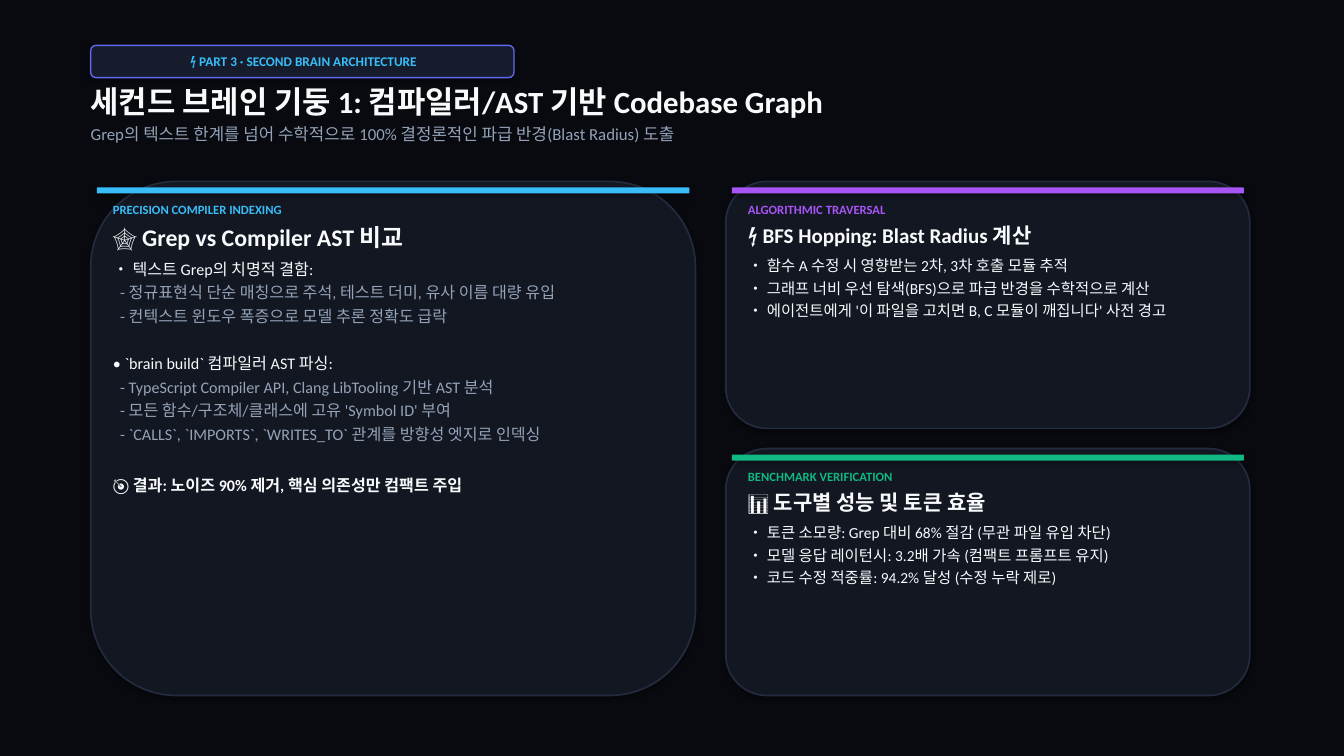
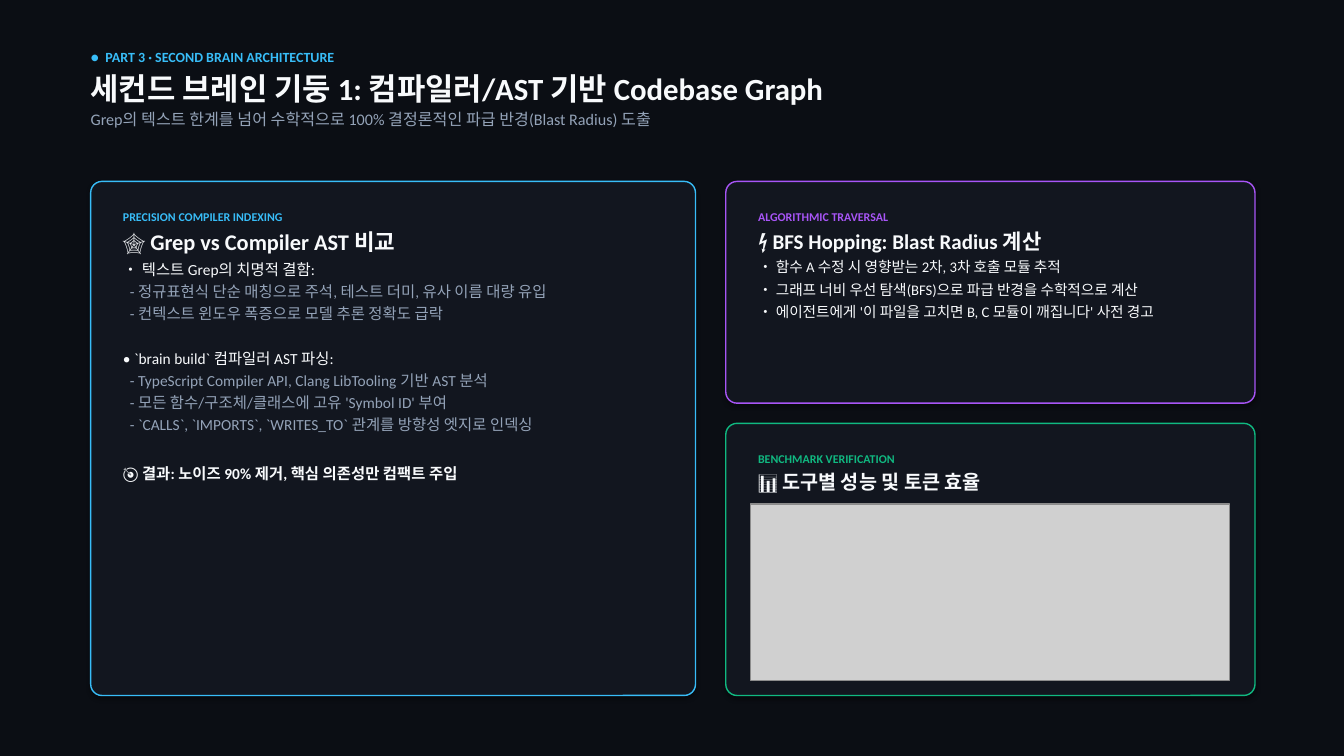
Before and after one commit to KIHOKIL/MyWiki, a slide deck: slide 4 of _sources/Study/AI-Lectures/실밸개발자/20261108_2ndBrain_and_Eval/08_Bento_Grid_Presentation.pptx. Drawn at 1344x756 pixels with LibreOffice and Linux fonts; fonts in the diff are those of the drawing; grey boxes stand for pictures. Boxes give left, top, right and bottom in pixels: in the first picture for what was removed or moved away, otherwise in the second. Text is boxed around its words. In the diff, an @@ line names an element or a change of style, - is before the commit and + after.

Commit message:
style(presentation): refine Bento PPTX with architectural 8pt micro-radius and preview renders

```diff
--- a/_sources/Study/AI-Lectures/실밸개발자/20261108_2ndBrain_and_Eval/08_Bento_Grid_Presentation.pptx
+++ b/_sources/Study/AI-Lectures/실밸개발자/20261108_2ndBrain_and_Eval/08_Bento_Grid_Presentation.pptx
@@ rectangle at (0, 0, 1344, 756): fill #090A0F to #0B0E14 @@
@@ text "● PART 3 · SECOND ...": place and size @@
-text "● PART 3 · SECOND ..." at (91, 87, 823, 143)
+text "● PART 3 · SECOND ..." at (91, 53, 823, 128)
@@ rounded rectangle removed at (91, 45, 514, 78) @@
-⚡ PART 3 · SECOND BRAIN ARCHITECTURE
@@ text at (105, 53, 334, 62): paragraph added @@
+● PART 3 · SECOND BRAIN ARCHITECTURE
@@ text at (91, 74, 823, 128): size 12 to 11.5 pt in "Grep의 텍스트 한계를 넘어 수학적으로 100% 결정론적인 ..."; more space between paragraphs; less space between paragraphs @@
@@ rounded rectangle at (91, 181, 696, 696): fill #131722 to #12161F; outline #232B3E 1.2 pt to #38BDF8 1 pt; proportions changed @@
@@ rounded rectangle: place and size @@
-rounded rectangle at (97, 188, 690, 194)
+rounded rectangle at (726, 181, 1255, 403)
@@ rounded rectangle at (726, 181, 1255, 403): fill #38BDF8 to #12161F; outline none to #A855F7 1 pt; proportions changed @@
@@ rounded rectangle removed at (732, 188, 1244, 194) @@
@@ text "PRECISION COMPILER INDEXING": place and size @@
-text "PRECISION COMPILER INDEXING" at (113, 205, 555, 493)
+text "PRECISION COMPILER INDEXING" at (123, 213, 546, 481)
@@ text "PRECISION COMPILER INDEXING" at (123, 213, 546, 481): size 9 to 8.5 pt in "PRECISION COMPILER INDEXING"; size 17 to 16 pt in "🕸️ Grep vs Compiler AST 비교"; size 11.5 to 11 pt in "• 텍스트 Grep의 치명적 결함:", "- 정규표현식 단순 매칭으로 주석, 테스트 더미, ...", "- 컨텍스트 윈도우 폭증으로 모델 추론 정확도 ...", "• `brain build` 컴파일러 AST 파싱:" and 4 more places; less space between paragraphs @@
@@ text "ALGORITHMIC TRAVERSAL": place and size @@
-text "ALGORITHMIC TRAVERSAL" at (748, 205, 1166, 318)
+text "ALGORITHMIC TRAVERSAL" at (758, 213, 1154, 319)
@@ text "ALGORITHMIC TRAVERSAL" at (758, 213, 1154, 319): size 9 to 8.5 pt in "ALGORITHMIC TRAVERSAL"; size 11 to 10.5 pt in "• 함수 A 수정 시 영향받는 2차, ...", "• 그래프 너비 우선 탐색(BFS)으로 파급 반경을 ...", "• 에이전트에게 '이 파일을 고치면 B, C ..."; less space between paragraphs @@
@@ rounded rectangle: place and size @@
-rounded rectangle at (726, 181, 1250, 429)
+rounded rectangle at (726, 423, 1255, 696)
@@ rounded rectangle at (726, 423, 1255, 696): fill #131722 to #12161F; outline #232B3E 1.2 pt to #10B981 1 pt; proportions changed @@
@@ rounded rectangle removed at (726, 449, 1250, 696) @@
@@ rounded rectangle removed at (732, 455, 1244, 461) @@
@@ text "BENCHMARK VERIFICATION": place and size @@
-text "BENCHMARK VERIFICATION" at (748, 472, 1111, 585)
+text "BENCHMARK VERIFICATION" at (758, 455, 981, 491)
@@ text "BENCHMARK VERIFICATION" at (758, 455, 981, 491): size 9 to 8.5 pt in "BENCHMARK VERIFICATION"; size 15 to 14 pt in "📊 도구별 성능 및 토큰 효율"; less space between paragraphs @@
@@ picture added at (751, 504, 1230, 681) @@
@@ text at (767, 525, 1111, 585): paragraphs removed @@
-• 토큰 소모량: Grep 대비 68% 절감 (무관 파일 유입 차단)
-• 모델 응답 레이턴시: 3.2배 가속 (컴팩트 프롬프트 유지)
-• 코드 수정 적중률: 94.2% 달성 (수정 누락 제로)
```
Also in this commit, not shown: 7 other slides changed, 9 other files.
